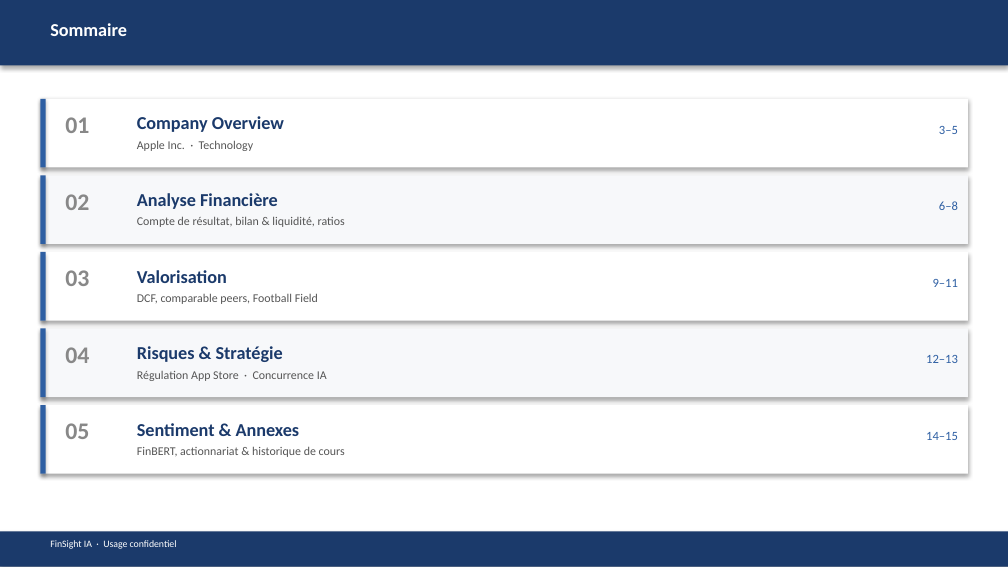
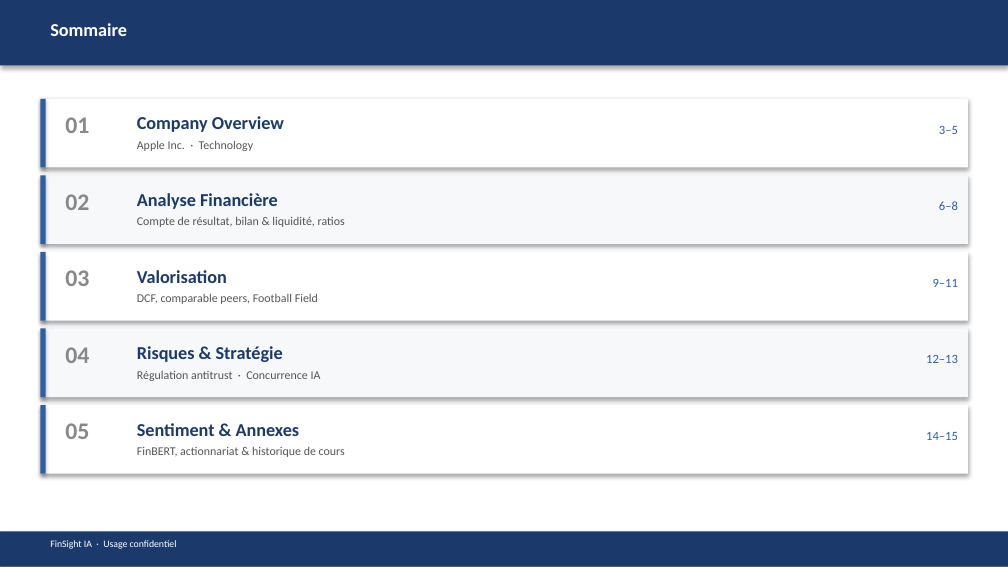
Before and after one commit to baptistejeh07-art/finsight-ia, a slide deck: slide 3 of preview/AAPL/AAPL_pitchbook.pptx. Drawn at 1008x567 pixels with LibreOffice and Linux fonts; fonts in the diff are those of the drawing. Boxes give left, top, right and bottom in pixels: in the first picture for what was removed or moved away, otherwise in the second. Text is boxed around its words. In the diff, an @@ line names an element or a change of style, - is before the commit and + after.

```diff
--- a/preview/AAPL/AAPL_pitchbook.pptx
+++ b/preview/AAPL/AAPL_pitchbook.pptx
@@ text at <box>137,371,321,381</box>: text changed @@
-Régulation App Store · Concurrence IA
+Régulation antitrust · Concurrence IA
```
Also in this commit, not shown: 14 other slides changed, 4 other files.
